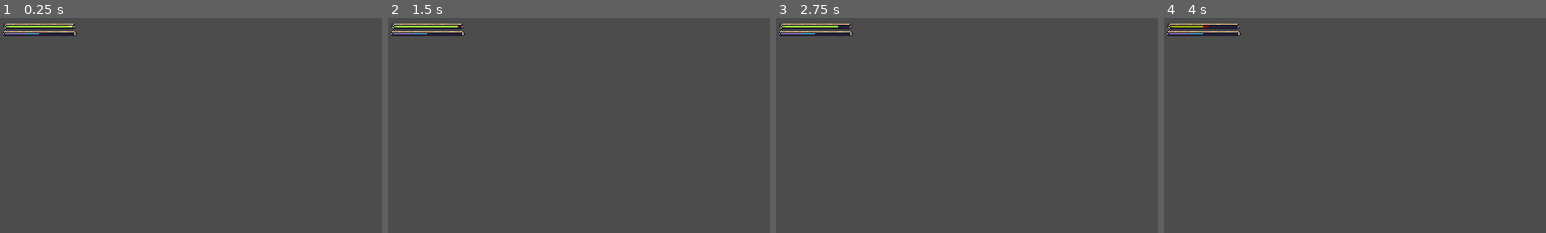
Above: before the commit, frames 1-4 (left to right).
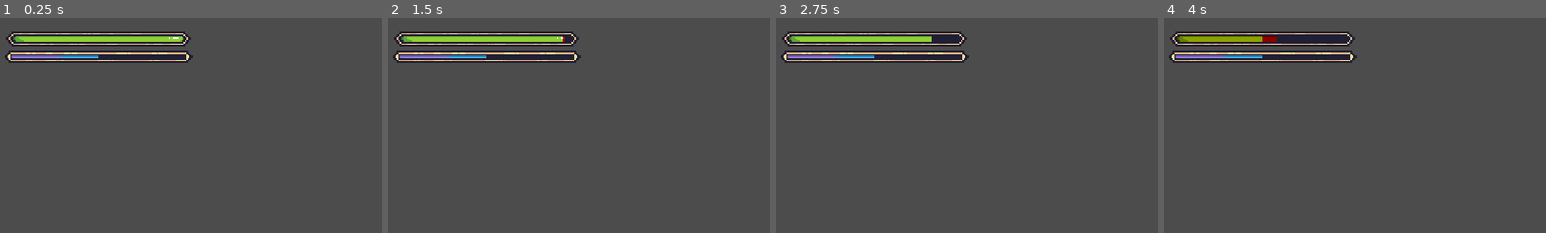
Above: after the commit, the same moments.

Repository: IAmwYvern/build-a-base
Game: Godot game, scene res://Characters/Player/Player.tscn
Two runs of this game, one before a commit and one after it. Both use one fixed random seed, a clock stepped at 60 frames per second and the inputs below. The project has no main scene, so this scene is started directly.
Inputs:
- Up to frame 1 (0.25 s): no input
- Up to frame 2 (1.5 s): tap Enter at 0.5 s; hold Right (move_right) 0.53-1.28 s; hold Ctrl (crouch) 0.53-1.28 s; tap Space (ui_select) at 0.77 s; hold S (move_down) from 1.28 s (still down); tap Z (dash) at 1.35 s
- Up to frame 3 (2.75 s): tap Space (ui_select) at 1.52 s; release S (move_down) at 2.03 s; hold Right (move_right) from 2.03 s (still down); hold Shift (sprint) from 2.03 s (still down)
- Up to frame 4 (4 s): tap Space (ui_select) at 2.75, 3.02, 3.77 s; release Right (move_right) at 2.78 s; release Shift (sprint) at 2.78 s; hold Up (move_up) 2.78-3.53 s; tap Ctrl (crouch) at 2.85 s; hold Left (move_left) from 3.53 s (still down); tap Z (dash) at 3.6 s
The pictures show only the part of the screen within x 0-50%, y 0-50%; the shares and areas given below are measured in that part.
In our replay, the window is 800x450 before the commit and 800x400 after it. These sizes can differ from the game's own. Grey fills any space a smaller window leaves; there, only what the larger window draws over its background counts as a difference.

The runs differ from the first frame. In frame 1, 6.4% of the frame differs, in the area x 0-51%, y 2-21%; in frame 2, 6.4%; in frame 3, 6.4%; in frame 4, 6.4%.

Commit message:
patch 1.0.4
added a complete inventory GUI

Diff:
--- a/Characters/Character.gd
+++ b/Characters/Character.gd
@@ -9,6 +9,9 @@
 const BASE_ACCEL = 0.2
 
 #STATS
-export(int) var max_hp = 1
-export(int) var mana = 1
-export(int) var strength = 1
+export var max_hp : int
+export var max_mana : int
+export var strength : int
+export var dexterity : int
+export var mining : int
+export var stamina : int
--- a/Characters/Player/Player.gd
+++ b/Characters/Player/Player.gd
@@ -24,14 +24,13 @@
 func _ready():
 	max_hp = 10
 	current_hp = 10
-	$Camera2D/CanvasLayer/PlayerGUI.init(max_hp)
+	$Overlays/PlayerGUI.init(max_hp)
 
 func _physics_process(delta):
 	move_direction = _get_input()
 	if Input.is_action_just_pressed("ui_select"):
 		take_damage(1)
 		print("ok boomer")
-	print(move_direction)
 	velocity = move_and_slide(velocity, FLOOR_NORMAL)
 
 func _get_input() -> Vector2:
@@ -43,6 +42,11 @@
 	var is_crouching = int(Input.is_action_pressed("crouch")) if not is_sprinting else 0
 	var is_dashing = int(Input.is_action_just_pressed("dash"))
 
+	if Input.is_action_just_pressed("open_inventory"):
+		if $Overlays/InventoryGUI.visible == true:
+			$Overlays/InventoryGUI.visible = false
+		else:
+			$Overlays/InventoryGUI.visible = true
 	#accelerate on the x axis
 	velocity.x = lerp(
 		velocity.x,
@@ -75,7 +79,7 @@
 
 	max_hp += 5
 	strength += 5
-	mana += 5
+	max_mana += 5
 
 func take_damage(damage):
 	current_hp -= damage
--- a/Characters/Player/Player.tscn
+++ b/Characters/Player/Player.tscn
@@ -1,23 +1,30 @@
-[gd_scene load_steps=4 format=2]
+[gd_scene load_steps=5 format=2]
 
 [ext_resource path="res://Characters/Character.tscn" type="PackedScene" id=1]
 [ext_resource path="res://Characters/Player/Player.gd" type="Script" id=2]
 [ext_resource path="res://GUI/PlayerGUI.tscn" type="PackedScene" id=3]
+[ext_resource path="res://GUI/InventoryGUI.tscn" type="PackedScene" id=4]
 
 [node name="Player" instance=ExtResource( 1 )]
 script = ExtResource( 2 )
-max_hp = 10
-mana = 10
+max_hp = 100
+max_mana = 20
 strength = 5
+dexterity = 5
+mining = 5
+stamina = 5
 
-[node name="Camera2D" type="Camera2D" parent="." index="1"]
-current = true
+[node name="Overlays" type="CanvasLayer" parent="." index="0"]
 
-[node name="CanvasLayer" type="CanvasLayer" parent="Camera2D" index="0"]
-
-[node name="PlayerGUI" parent="Camera2D/CanvasLayer" index="0" instance=ExtResource( 3 )]
+[node name="PlayerGUI" parent="Overlays" index="0" instance=ExtResource( 3 )]
 margin_left = -5.16469
 margin_top = -1.64261
 margin_right = -5.16469
 margin_bottom = -1.64261
-[connection signal="took_damage" from="." to="Camera2D/CanvasLayer/PlayerGUI" method="_on_Player_took_damage"]
+
+[node name="InventoryGUI" parent="Overlays" index="1" instance=ExtResource( 4 )]
+
+[node name="Camera2D" type="Camera2D" parent="." index="2"]
+current = true
+limit_smoothed = true
+[connection signal="took_damage" from="." to="Overlays/PlayerGUI" method="_on_Player_took_damage"]
--- /dev/null
+++ b/GUI/EquipmentButton.tscn
@@ -0,0 +1,15 @@
+[gd_scene load_steps=3 format=2]
+
+[ext_resource path="res://GUI/panel.png" type="Texture" id=1]
+[ext_resource path="res://GUI/ItemButton.gd" type="Script" id=2]
+
+[node name="EquipmentButton" type="TextureButton"]
+modulate = Color( 1, 1, 1, 0.780392 )
+margin_right = 16.0
+margin_bottom = 16.0
+texture_normal = ExtResource( 1 )
+script = ExtResource( 2 )
+
+[node name="ItemTexture" type="Sprite" parent="."]
+centered = false
+[connection signal="quantity_changed" from="." to="." method="_on_ItemButton_quantity_changed"]
--- /dev/null
+++ b/GUI/InventoryGUI.gd
@@ -0,0 +1,25 @@
+extends Control
+
+onready var ItemsContainer = $MarginContainer/TextureRect/MarginContainer/VBoxContainer/Items/GridContainer
+onready var BackpackContainer = $MarginContainer/TextureRect/MarginContainer/VBoxContainer/BackpackContainer/GridContainer
+
+onready var ItemButtonScene = preload("res://GUI/ItemButton.tscn")
+
+func _ready():
+	_init_item_slots()
+	_init_backpack_slots(6)
+	visible = false
+
+func _init_item_slots():
+	for i in ItemsContainer.columns :
+		var item_button = ItemButtonScene.instance()
+		ItemsContainer.add_child(item_button)
+		item_button.set_qty(0)
+		item_button.set_texture(null)
+
+func _init_backpack_slots(rows):
+	for i in BackpackContainer.columns * rows:
+		var item_button = ItemButtonScene.instance()
+		BackpackContainer.add_child(item_button)
+		item_button.set_qty(0)
+		item_button.set_texture(null)
--- /dev/null
+++ b/GUI/InventoryGUI.tscn
@@ -0,0 +1,141 @@
+[gd_scene load_steps=9 format=2]
+
+[ext_resource path="res://GUI/InventoryGUI.gd" type="Script" id=1]
+[ext_resource path="res://GUI/back-panel.png" type="Texture" id=2]
+[ext_resource path="res://fonts/Pixellari.ttf" type="DynamicFontData" id=3]
+[ext_resource path="res://Characters/Player/placeholder-link.png" type="Texture" id=4]
+[ext_resource path="res://GUI/EquipmentButton.tscn" type="PackedScene" id=5]
+
+[sub_resource type="DynamicFont" id=1]
+font_data = ExtResource( 3 )
+
+[sub_resource type="DynamicFont" id=2]
+font_data = ExtResource( 3 )
+
+[sub_resource type="DynamicFont" id=3]
+font_data = ExtResource( 3 )
+
+[node name="InventoryGUI" type="Control"]
+modulate = Color( 1, 1, 1, 0.619608 )
+anchor_right = 1.0
+anchor_bottom = 1.0
+script = ExtResource( 1 )
+
+[node name="MarginContainer" type="MarginContainer" parent="."]
+anchor_right = 1.0
+anchor_bottom = 1.0
+margin_left = 115.0
+margin_top = 33.9999
+margin_right = -91.9999
+margin_bottom = -34.0001
+
+[node name="TextureRect" type="TextureRect" parent="MarginContainer"]
+margin_right = 305.0
+margin_bottom = 188.0
+texture = ExtResource( 2 )
+expand = true
+stretch_mode = 6
+
+[node name="MarginContainer" type="MarginContainer" parent="MarginContainer/TextureRect"]
+anchor_right = 1.0
+anchor_bottom = 1.0
+margin_left = 8.0
+margin_top = 16.0
+margin_right = -8.0
+margin_bottom = -16.0
+
+[node name="VBoxContainer" type="VBoxContainer" parent="MarginContainer/TextureRect/MarginContainer"]
+margin_right = 289.0
+margin_bottom = 156.0
+
+[node name="ItemsHeader" type="HBoxContainer" parent="MarginContainer/TextureRect/MarginContainer/VBoxContainer"]
+editor/display_folded = true
+margin_right = 289.0
+margin_bottom = 16.0
+alignment = 1
+
+[node name="Label" type="Label" parent="MarginContainer/TextureRect/MarginContainer/VBoxContainer/ItemsHeader"]
+margin_left = 112.0
+margin_right = 177.0
+margin_bottom = 16.0
+custom_fonts/font = SubResource( 1 )
+text = "- Items -"
+align = 1
+
+[node name="Items" type="HBoxContainer" parent="MarginContainer/TextureRect/MarginContainer/VBoxContainer"]
+editor/display_folded = true
+margin_top = 20.0
+margin_right = 289.0
+margin_bottom = 20.0
+alignment = 1
+
+[node name="GridContainer" type="GridContainer" parent="MarginContainer/TextureRect/MarginContainer/VBoxContainer/Items"]
+margin_left = 144.0
+margin_right = 144.0
+columns = 8
+
+[node name="Header" type="HBoxContainer" parent="MarginContainer/TextureRect/MarginContainer/VBoxContainer"]
+editor/display_folded = true
+margin_top = 24.0
+margin_right = 289.0
+margin_bottom = 40.0
+
+[node name="BackpackLabel" type="Label" parent="MarginContainer/TextureRect/MarginContainer/VBoxContainer/Header"]
+margin_right = 98.0
+margin_bottom = 16.0
+custom_fonts/font = SubResource( 2 )
+text = "- Backpack - "
+
+[node name="dummyLabel" type="Label" parent="MarginContainer/TextureRect/MarginContainer/VBoxContainer/Header"]
+margin_left = 102.0
+margin_top = 1.0
+margin_right = 178.0
+margin_bottom = 15.0
+text = "                   "
+
+[node name="EquipmentLabel" type="Label" parent="MarginContainer/TextureRect/MarginContainer/VBoxContainer/Header"]
+margin_left = 182.0
+margin_right = 285.0
+margin_bottom = 16.0
+custom_fonts/font = SubResource( 3 )
+text = "- Equipment - "
+align = 2
+
+[node name="BackpackContainer" type="HBoxContainer" parent="MarginContainer/TextureRect/MarginContainer/VBoxContainer"]
+margin_top = 44.0
+margin_right = 289.0
+margin_bottom = 120.0
+
+[node name="Sprite" type="Sprite" parent="MarginContainer/TextureRect/MarginContainer/VBoxContainer/BackpackContainer"]
+position = Vector2( 242.418, 40.287 )
+texture = ExtResource( 4 )
+
+[node name="GridContainer" type="GridContainer" parent="MarginContainer/TextureRect/MarginContainer/VBoxContainer/BackpackContainer"]
+margin_bottom = 76.0
+columns = 6
+
+[node name="Label" type="Label" parent="MarginContainer/TextureRect/MarginContainer/VBoxContainer/BackpackContainer"]
+margin_left = 4.0
+margin_top = 31.0
+margin_right = 68.0
+margin_bottom = 45.0
+text = "                "
+
+[node name="GridContainer2" type="GridContainer" parent="MarginContainer/TextureRect/MarginContainer/VBoxContainer/BackpackContainer"]
+margin_left = 72.0
+margin_right = 88.0
+margin_bottom = 76.0
+
+[node name="EquipmentButton" parent="MarginContainer/TextureRect/MarginContainer/VBoxContainer/BackpackContainer/GridContainer2" instance=ExtResource( 5 )]
+
+[node name="EquipmentButton2" parent="MarginContainer/TextureRect/MarginContainer/VBoxContainer/BackpackContainer/GridContainer2" instance=ExtResource( 5 )]
+margin_top = 20.0
+margin_bottom = 36.0
+
+[node name="EquipmentButton3" parent="MarginContainer/TextureRect/MarginContainer/VBoxContainer/BackpackContainer/GridContainer2" instance=ExtResource( 5 )]
+margin_top = 40.0
+margin_bottom = 56.0
+
+[node name="EquipmentButton4" parent="MarginContainer/TextureRect/MarginContainer/VBoxContainer/BackpackContainer/GridContainer2" instance=ExtResource( 5 )]
+margin_top = 60.0
+margin_bottom = 76.0
--- /dev/null
+++ b/GUI/ItemButton.gd
@@ -0,0 +1,14 @@
+extends TextureButton
+
+signal quantity_changed(qty)
+
+func set_qty(amount):
+	$QuantityLabel.text = str(amount)
+	emit_signal("quantity_changed", amount)
+
+func set_texture(newTexture : ImageTexture):
+	$ItemTexture.texture = newTexture
+
+func _on_ItemButton_quantity_changed(qty):
+	if qty == 0 :
+		$QuantityLabel.text = " "
--- a/GUI/ItemButton.tscn
+++ b/GUI/ItemButton.tscn
@@ -1,29 +1,33 @@
-[gd_scene load_steps=5 format=2]
+[gd_scene load_steps=6 format=2]
 
 [ext_resource path="res://GUI/panel.png" type="Texture" id=1]
-[ext_resource path="res://items/wooden_sword.png" type="Texture" id=2]
-[ext_resource path="res://fonts/Pixellari.ttf" type="DynamicFontData" id=3]
+[ext_resource path="res://GUI/ItemButton.gd" type="Script" id=2]
+[ext_resource path="res://items/wooden_sword.png" type="Texture" id=3]
+[ext_resource path="res://fonts/Pixellari.ttf" type="DynamicFontData" id=4]
 
 [sub_resource type="DynamicFont" id=1]
 outline_size = 1
 outline_color = Color( 0.0745098, 0.0705882, 0.129412, 1 )
-font_data = ExtResource( 3 )
+font_data = ExtResource( 4 )
 
 [node name="ItemButton" type="TextureButton"]
 modulate = Color( 1, 1, 1, 0.780392 )
-margin_left = 0.166084
-margin_right = 48.1661
+margin_right = 16.0
+margin_bottom = 16.0
 texture_normal = ExtResource( 1 )
+script = ExtResource( 2 )
 
 [node name="ItemTexture" type="Sprite" parent="."]
-position = Vector2( 23.6754, 22.8304 )
-scale = Vector2( 2, 2 )
-texture = ExtResource( 2 )
+texture = ExtResource( 3 )
+centered = false
 
 [node name="QuantityLabel" type="Label" parent="."]
-margin_left = 34.2364
-margin_top = 29.7889
-margin_right = 74.2364
-margin_bottom = 45.7889
+margin_left = 9.80294
+margin_top = 11.3787
+margin_right = 49.8029
+margin_bottom = 46.3787
+rect_scale = Vector2( 0.5, 0.5 )
 custom_fonts/font = SubResource( 1 )
-text = "1"
+text = "99
+"
+[connection signal="quantity_changed" from="." to="." method="_on_ItemButton_quantity_changed"]
--- a/InventoryGUI.tscn
+++ /dev/null
@@ -1,118 +0,0 @@
-[gd_scene load_steps=5 format=2]
-
-[ext_resource path="res://GUI/back-panel.png" type="Texture" id=1]
-[ext_resource path="res://fonts/Pixellari.ttf" type="DynamicFontData" id=2]
-[ext_resource path="res://GUI/ItemButton.tscn" type="PackedScene" id=3]
-
-[sub_resource type="DynamicFont" id=1]
-size = 32
-outline_size = 4
-outline_color = Color( 0.00392157, 0, 0.0627451, 1 )
-font_data = ExtResource( 2 )
-
-[node name="InventoryGUI" type="Control"]
-anchor_right = 1.0
-anchor_bottom = 1.0
-
-[node name="MarginContainer" type="MarginContainer" parent="."]
-anchor_right = 1.0
-anchor_bottom = 1.0
-margin_left = 160.0
-margin_top = 64.0
-margin_right = -160.0
-margin_bottom = -64.0
-
-[node name="TextureRect" type="TextureRect" parent="MarginContainer"]
-margin_right = 960.0
-margin_bottom = 592.0
-texture = ExtResource( 1 )
-expand = true
-stretch_mode = 6
-
-[node name="MarginContainer" type="MarginContainer" parent="MarginContainer/TextureRect"]
-anchor_left = 0.5
-anchor_top = 0.5
-anchor_right = 0.5
-anchor_bottom = 0.5
-margin_left = -448.0
-margin_top = -264.0
-margin_right = 448.0
-margin_bottom = 264.0
-
-[node name="VBoxContainer" type="VBoxContainer" parent="MarginContainer/TextureRect/MarginContainer"]
-margin_right = 896.0
-margin_bottom = 528.0
-
-[node name="HBoxContainer" type="HBoxContainer" parent="MarginContainer/TextureRect/MarginContainer/VBoxContainer"]
-margin_right = 896.0
-margin_bottom = 67.0
-
-[node name="Label" type="Label" parent="MarginContainer/TextureRect/MarginContainer/VBoxContainer/HBoxContainer"]
-margin_right = 134.0
-margin_bottom = 67.0
-custom_fonts/font = SubResource( 1 )
-text = "Inventory
-"
-
-[node name="HBoxContainer2" type="HBoxContainer" parent="MarginContainer/TextureRect/MarginContainer/VBoxContainer"]
-margin_top = 71.0
-margin_right = 896.0
-margin_bottom = 119.0
-alignment = 1
-
-[node name="GridContainer" type="GridContainer" parent="MarginContainer/TextureRect/MarginContainer/VBoxContainer/HBoxContainer2"]
-margin_left = 190.0
-margin_right = 706.0
-margin_bottom = 48.0
-columns = 10
-
-[node name="ItemButton" parent="MarginContainer/TextureRect/MarginContainer/VBoxContainer/HBoxContainer2/GridContainer" instance=ExtResource( 3 )]
-margin_left = 0.0
-margin_right = 48.0
-margin_bottom = 48.0
-disabled = true
-
-[node name="ItemButton2" parent="MarginContainer/TextureRect/MarginContainer/VBoxContainer/HBoxContainer2/GridContainer" instance=ExtResource( 3 )]
-margin_left = 52.0
-margin_right = 100.0
-margin_bottom = 48.0
-
-[node name="ItemButton3" parent="MarginContainer/TextureRect/MarginContainer/VBoxContainer/HBoxContainer2/GridContainer" instance=ExtResource( 3 )]
-margin_left = 104.0
-margin_right = 152.0
-margin_bottom = 48.0
-
-[node name="ItemButton4" parent="MarginContainer/TextureRect/MarginContainer/VBoxContainer/HBoxContainer2/GridContainer" instance=ExtResource( 3 )]
-margin_left = 156.0
-margin_right = 204.0
-margin_bottom = 48.0
-
-[node name="ItemButton5" parent="MarginContainer/TextureRect/MarginContainer/VBoxContainer/HBoxContainer2/GridContainer" instance=ExtResource( 3 )]
-margin_left = 208.0
-margin_right = 256.0
-margin_bottom = 48.0
-
-[node name="ItemButton6" parent="MarginContainer/TextureRect/MarginContainer/VBoxContainer/HBoxContainer2/GridContainer" instance=ExtResource( 3 )]
-margin_left = 260.0
-margin_right = 308.0
-margin_bottom = 48.0
-
-[node name="ItemButton7" parent="MarginContainer/TextureRect/MarginContainer/VBoxContainer/HBoxContainer2/GridContainer" instance=ExtResource( 3 )]
-margin_left = 312.0
-margin_right = 360.0
-margin_bottom = 48.0
-
-[node name="ItemButton8" parent="MarginContainer/TextureRect/MarginContainer/VBoxContainer/HBoxContainer2/GridContainer" instance=ExtResource( 3 )]
-margin_left = 364.0
-margin_right = 412.0
-margin_bottom = 48.0
-
-[node name="ItemButton9" parent="MarginContainer/TextureRect/MarginContainer/VBoxContainer/HBoxContainer2/GridContainer" instance=ExtResource( 3 )]
-margin_left = 416.0
-margin_right = 464.0
-margin_bottom = 48.0
-
-[node name="ItemButton10" parent="MarginContainer/TextureRect/MarginContainer/VBoxContainer/HBoxContainer2/GridContainer" instance=ExtResource( 3 )]
-margin_left = 468.0
-margin_right = 516.0
-margin_bottom = 48.0
--- /dev/null
+++ b/StatsResource.gd
@@ -0,0 +1,9 @@
+extends Resource
+class_name StatsResource
+
+export var max_hp : int
+export var max_mana : int
+export var strength : int
+export var dexterity : int
+export var mining : int
+export var stamina : int
--- /dev/null
+++ b/importData/Blocks.json
@@ -0,0 +1,20 @@
+[
+ {
+   "BlockName": "Wood\n",
+   "BlockToolTip": "axe",
+   "BlockResistance": 0,
+   "BlockDurability": 15
+ },
+ {
+   "BlockName": "Dirt",
+   "BlockToolTip": "shovel",
+   "BlockResistance": 0,
+   "BlockDurability": 5
+ },
+ {
+   "BlockName": "Stone",
+   "BlockToolTip": "pickaxe",
+   "BlockResistance": 5,
+   "BlockDurability": 25
+ }
+]
--- /dev/null
+++ b/importData/importdata.gd
@@ -0,0 +1,14 @@
+extends Node
+
+var blocks_data
+
+func _ready():
+	_import_blocks()
+
+func _import_blocks():
+	var blocks_file = File.new()
+	blocks_file.open("res://importData/Blocks.json", File.READ)
+	var blocks_json = JSON.parse(blocks_file.get_as_text())
+	blocks_file.close()
+	blocks_data = blocks_json.result
+	print(blocks_data)
--- a/project.godot
+++ b/project.godot
@@ -18,10 +18,16 @@
 "class": "Item",
 "language": "GDScript",
 "path": "res://Item.gd"
+}, {
+"base": "Resource",
+"class": "StatsResource",
+"language": "GDScript",
+"path": "res://StatsResource.gd"
 } ]
 _global_script_class_icons={
 "Character": "",
-"Item": ""
+"Item": "",
+"StatsResource": ""
 }
 
 [application]
@@ -29,10 +35,14 @@
 config/name="build a base"
 config/icon="res://icon.png"
 
+[autoload]
+
+importdata="*res://importData/importdata.gd"
+
 [display]
 
-window/size/width=1280
-window/size/height=720
+window/size/width=512
+window/size/height=256
 window/size/test_width=1280
 window/size/test_height=720
 window/stretch/mode="2d"
@@ -79,6 +89,11 @@
 "events": [ Object(InputEventKey,"resource_local_to_scene":false,"resource_name":"","device":0,"alt":false,"shift":false,"control":false,"meta":false,"command":false,"pressed":false,"scancode":90,"unicode":0,"echo":false,"script":null)
  ]
 }
+open_inventory={
+"deadzone": 0.5,
+"events": [ Object(InputEventKey,"resource_local_to_scene":false,"resource_name":"","device":0,"alt":false,"shift":false,"control":false,"meta":false,"command":false,"pressed":false,"scancode":16777217,"unicode":0,"echo":false,"script":null)
+ ]
+}
 
 [rendering]
 
--- a/world/World.tscn
+++ b/world/Game.tscn
@@ -1,7 +1,7 @@
 [gd_scene load_steps=3 format=2]
 
 [ext_resource path="res://Characters/Player/Player.tscn" type="PackedScene" id=1]
-[ext_resource path="res://3c2049ee4aa91f114a4b074346724715-square-grid-design-by-vexels.png" type="Texture" id=2]
+[ext_resource path="res://grid.png" type="Texture" id=2]
 
 [node name="World" type="Node2D"]
 
Binary file added: Characters/Player/placeholder-link.png
Not shown, changed: Characters/Player/placeholder-link.png.import
Binary file changed: GUI/panel.png
Renamed: 3c2049ee4aa91f114a4b074346724715-square-grid-design-by-vexels.png -> grid.png
Not shown, added: grid.png.import
